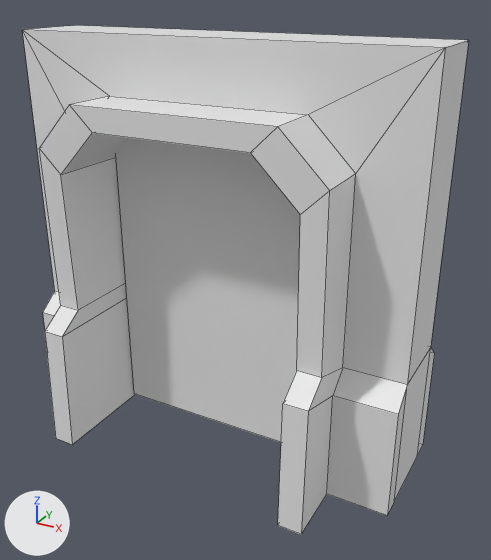
A saved change to the FBX model Assets/Goat/Models/Scifi Kit/DoorSlide.fbx.
Camera for both pictures: a 50 mm lens placed at (0.796, -0.849, 1.105), pointed at (0.056, 0.497, 0.432). Every picture has the same lights, and +X, +Y and +Z are marked at lower left. Both versions are drawn at frame 20 of the action 'DoorOutside(Door1)Action.001'; the numbers are the values there. Mesh edges are drawn as thin lines.

The scene before the commit, as lines of its bpy script (objects in view):
```python
me_cube_020 = bpy.data.meshes.new('Cube.020')
me_cube_020.from_pydata(...)  # 80 vertices, 72 faces; spans x -50.0..50.0, y 0.0..100.0, z -79.3..-20.7
me_cube_020.materials.append(mat_vertcolor)  # white #e7e7e7
me_cube_022 = bpy.data.meshes.new('Cube.022')
me_cube_022.from_pydata(...)  # a box spanning x -29.4..30.0, y 1.1..84.9, z -53.5..-46.5
me_cube_022.materials.append(mat_vertcolor)  # white #e7e7e7
ob_dooroutside = bpy.data.objects.new('DoorOutside', me_cube_020)
ob_dooroutside.location = (0.0, 0.0, 0.0)
ob_dooroutside.rotation_euler = (1.571, 0.0, 0.0)  # degrees (90, 0, 0)
ob_dooroutside.scale = (0.01, 0.01, 0.01)
ob_dooroutside_door1 = bpy.data.objects.new('DoorOutside(Door1)', me_cube_022)
ob_dooroutside_door1.location = (0.0, 0.0, 0.0)
ob_dooroutside_door1.rotation_euler = (1.571, 0.0, 0.0)  # degrees (90, 0, 0)
ob_dooroutside_door1.scale = (0.01, 0.01, 0.01)
```
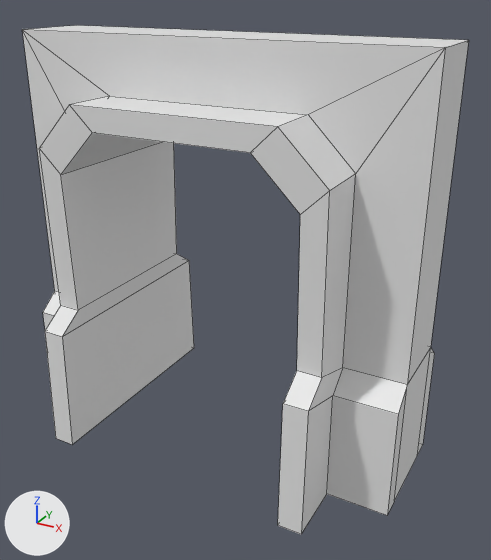
Boxes [x1, y1, x2, y2] around the edits, measured in the pictures (491 x 560 px):
'DoorOutside(Door1)', moved, rescaled (not visible afterwards)
    before: [116, 138, 300, 442]

Edits to the bpy script that builds the scene:
```text
Change ob_dooroutside_door1:
    ob_dooroutside_door1.location: (0.0, 0.0, 0.0) -> (-0.398, 0.0, 0.0)
    ob_dooroutside_door1.scale: (0.01, 0.01, 0.01) -> (0.0025, 0.01, 0.01)
```
